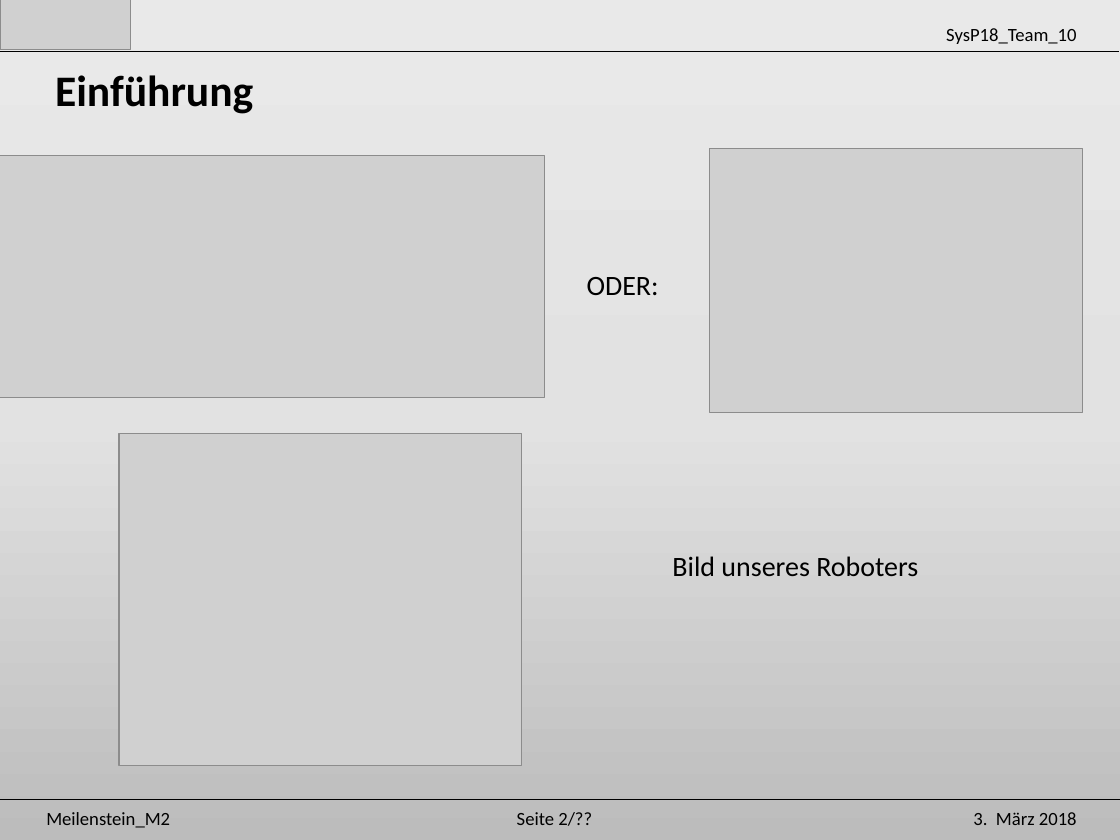
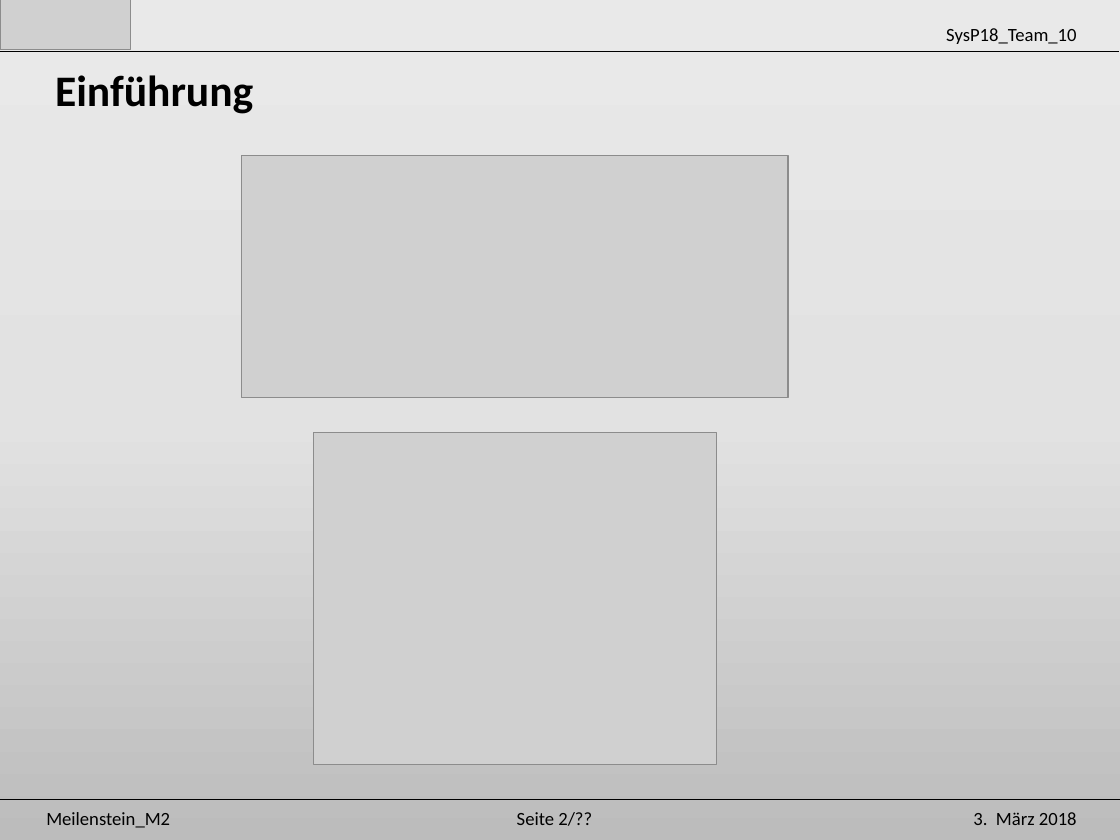
Before and after one commit to Unaqwyn/SysP18_1cv, a slide deck: slide 3 of 01_Organisation/02_Meilensteine/m2/Praesentation_m2.pptx. Drawn at 1120x840 pixels with LibreOffice and Linux fonts; fonts in the diff are those of the drawing; grey boxes stand for pictures. Boxes give left, top, right and bottom in pixels: in the first picture for what was removed or moved away, otherwise in the second. Text is boxed around its words. In the diff, an @@ line names an element or a change of style, - is before the commit and + after.

```diff
--- a/01_Organisation/02_Meilensteine/m2/Praesentation_m2.pptx
+++ b/01_Organisation/02_Meilensteine/m2/Praesentation_m2.pptx
@@ picture removed at box(710, 148, 1083, 412) @@
@@ picture: place and size @@
-picture at box(0, 156, 544, 398)
+picture at box(242, 156, 788, 398)
@@ text removed at box(587, 277, 659, 295) @@
-ODER:
@@ picture: place and size @@
-picture at box(119, 433, 522, 766)
+picture at box(314, 432, 717, 765)
@@ text removed at box(672, 556, 918, 576) @@
-Bild unseres Roboters
```
Also in this commit, not shown: 1 other slide changed.
